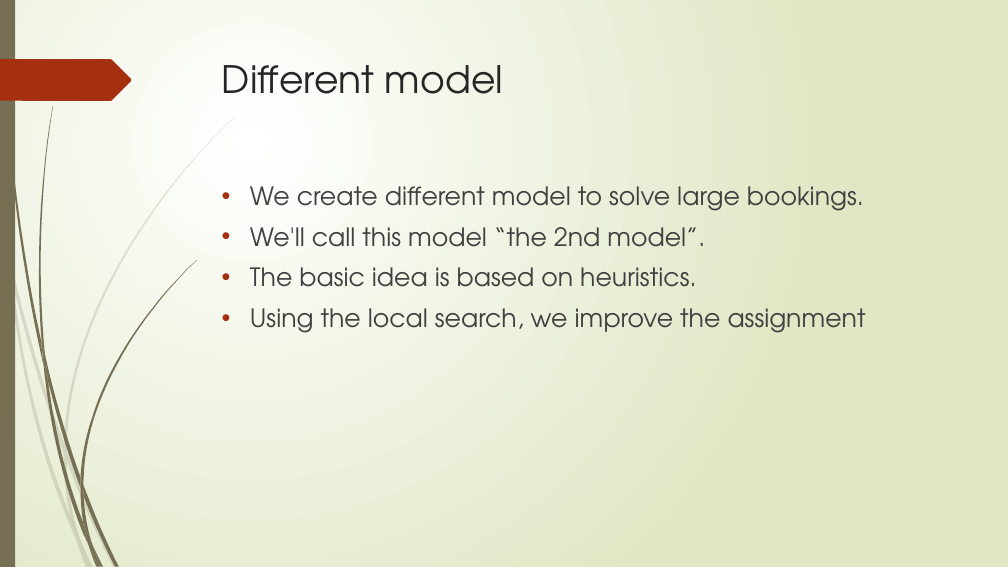
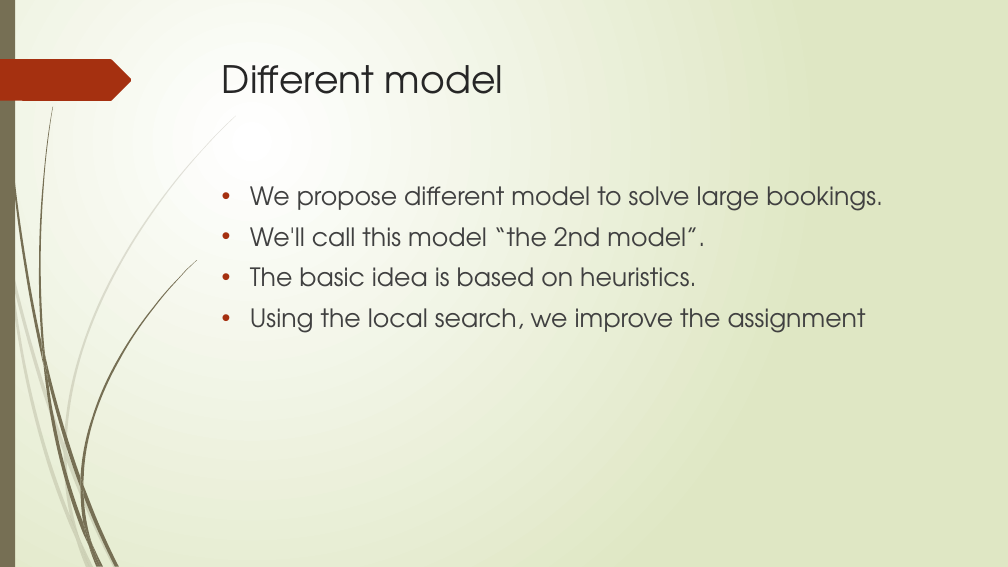
Before and after one commit to r-kurosu/kline_new, a slide deck: slide 30 of 竹田_修論発表.pptx (slide 29 before the commit). Drawn at 1008x567 pixels with LibreOffice and Linux fonts; fonts in the diff are those of the drawing. Boxes give left, top, right and bottom in pixels: in the first picture for what was removed or moved away, otherwise in the second. Text is boxed around its words. In the diff, an @@ line names an element or a change of style, - is before the commit and + after.

```diff
--- a/竹田_修論発表.pptx
+++ b/竹田_修論発表.pptx
@@ text at <box>250,186,883,211</box>: text changed @@
-• We create different model to solve large bookings.
+• We propose different model to solve large bookings.
```
Also in this commit, not shown: 19 other slides changed, 3 slides added.
